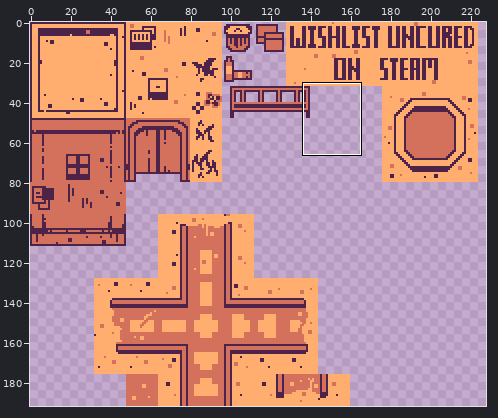
Sprite sheet, stored at public/assets/tilesets/tilesetOrange.png. Above: a wide view before the commit, with the close-up outlined.
Close-up. First the earlier version:
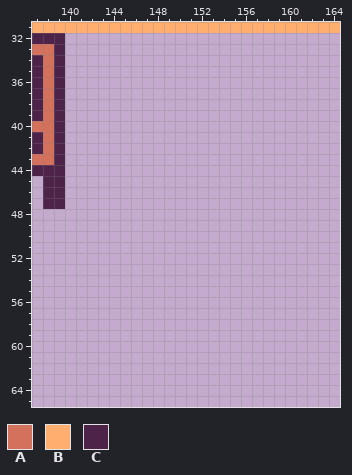
The file is 320x192 pixels. Shown: x 137..164, y 31..65. The wide view leaves out empty margins.
Palette (. is transparent): A #d4715d  B #ffae70  C #4d234a
Pixels before, first column x 137:
31 BBBBBBBBBBBBBBBBBBBBBBBBBBBB
32 CCC.........................
33 AAC.........................
34 CAC.........................
35 CAC.........................
36 CAC.........................
37 CAC.........................
38 CAC.........................
39 CAC.........................
40 AAC.........................
41 CAC.........................
42 CAC.........................
43 AAC.........................
44 CCC.........................
45 .CC.........................
46 .CC.........................
47 .CC.........................
Now the later version:
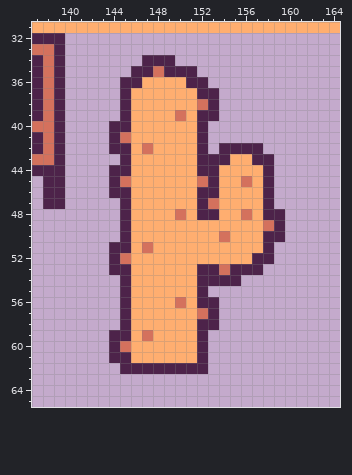
Changes in this commit:
The author put colour A in row 35 at x 148; in row 38 at x 152; in row 39 at x 150; in row 41 at x 145; in row 42 at x 147; in row 45 at x 145, 152 and 156.
The author put colour A in row 47 at x 153; in row 48 at x 150 and 156; in row 49 at x 158; in row 50 at x 154; in row 51 at x 147; in row 52 at x 145.
The author put colour A in row 53 at x 154; in row 56 at x 150; in row 57 at x 152; in row 59 at x 147; in row 60 at x 145.
The author put colour B in row 36 at x 147 to 150; in rows 37 to 38 at x 146 to 151; in row 39 at x 146 to 149 and 151; in rows 40 to 41 at x 146 to 151; in row 42 at x 146 and 148 to 151; in row 43 at x 146 to 151 and 155 to 156.
The author put colour B in row 44 at x 146 to 151 and 154 to 157; in row 45 at x 146 to 151, 154 to 155 and 157; in rows 46 to 47 at x 146 to 151 and 154 to 157; in row 48 at x 146 to 149, 151, 154 to 155 and 157; in row 49 at x 146 to 157; in row 50 at x 146 to 153 and 155 to 157.
The author put colour B in row 51 at x 146 and 148 to 157; in row 52 at x 146 to 156; in rows 53 to 55 at x 146 to 151; in row 56 at x 146 to 149 and 151; in rows 57 to 58 at x 146 to 151; in row 59 at x 146 and 148 to 151.
The author put colour B in rows 60 to 61 at x 146 to 151.
The author put colour C in row 34 at x 147 to 149; in row 35 at x 146 to 147 and 149 to 151; in row 36 at x 145 to 146 and 151 to 152; in row 37 at x 145 and 152 to 153; in row 38 at x 145 and 153; in row 39 at x 145 and 152 to 153.
The author put colour C in row 40 at x 144 to 145 and 152; in row 41 at x 144 and 152; in row 42 at x 144 to 145, 152 and 154 to 157; in row 43 at x 145, 152 to 154 and 157 to 158; in row 44 at x 144 to 145, 152 to 153 and 158; in row 45 at x 144, 153 and 158.
The author put colour C in row 46 at x 144 to 145, 152 to 153 and 158; in row 47 at x 145, 152 and 158; in row 48 at x 145, 152 to 153 and 158 to 159; in row 49 at x 145 and 159; in row 50 at x 145 and 158 to 159; in row 51 at x 144 to 145 and 158.
The author put colour C in row 52 at x 144 and 157 to 158; in row 53 at x 144 to 145, 152 to 153 and 155 to 157; in row 54 at x 145 and 152 to 155; in row 55 at x 145 and 152; in row 56 at x 145 and 152 to 153; in row 57 at x 145 and 153.
The author put colour C in row 58 at x 145 and 152 to 153; in row 59 at x 144 to 145 and 152; in row 60 at x 144 and 152; in row 61 at x 144 to 145 and 152; in row 62 at x 145 to 152.
Where, in picture pixels (left, top, right, bottom), the same in both close-ups:
added: (109, 55, 285, 374)
